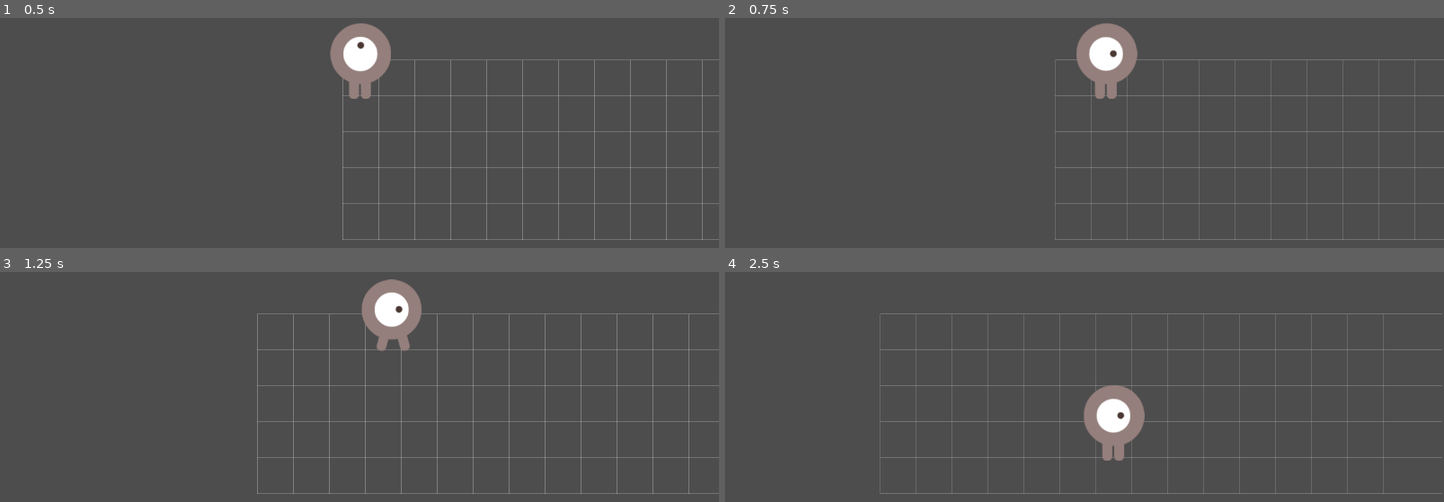
Above: before the commit, frames 1-4 (two rows, left to right).
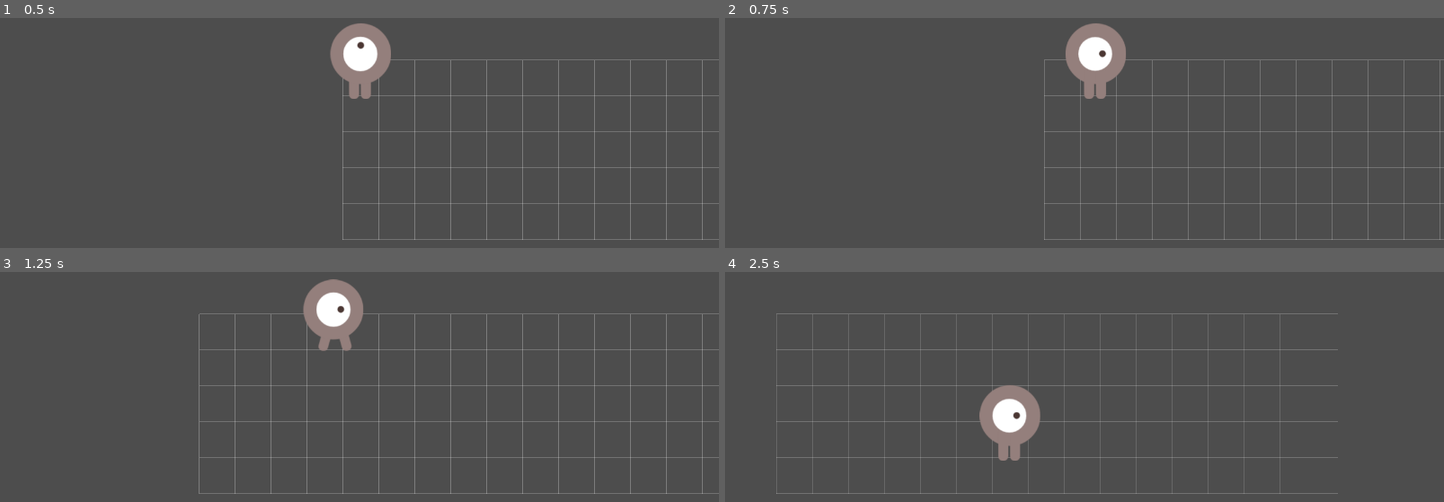
Above: after the commit, the same moments.

Repository: himanushi/godot-test
Game: Godot game, scene res://main.tscn
Same seed, same stepped clock (60 frames per second), same inputs: the game is played once before the commit and once after it.
Inputs:
- Up to frame 1 (0.5 s): no input
- Up to frame 2 (0.75 s): hold Right (ui_right) from 0.53 s (still down)
- Up to frame 3 (1.25 s): keep holding Right (ui_right)
- Up to frame 4 (2.5 s): release Right (ui_right) at 1.28 s; hold Down (ui_down) 1.28-2.03 s; hold Right (ui_right) from 2.03 s (still down)

Frame 1 is identical in both runs. In frame 2, 3.7% of the frame differs, in the area x 44-100%, y 2-97%; in frame 3, 6.5%; in frame 4, 7.2%, in the area x 7-100%, y 17-97%.

Commit message:
fix: main.gd

Diff:
--- a/srpg/main.gd
+++ b/srpg/main.gd
@@ -3,6 +3,27 @@
 @onready var camera = $Camera2D
 @onready var player = $Characters/Player
 
-func _process(_delta):
-	# カメラのX座標だけプレイヤーに追従
-	camera.position.x = player.position.x
+const CAMERA_OFFSET = 200.0  # カメラのオフセット量
+
+var target_offset = 0.0
+var current_offset = 0.0
+
+func _process(delta):
+	if not player:
+		return
+
+	# プレイヤーの移動方向を取得
+	var move_dir = player.move_direction
+
+	# 移動方向に応じてオフセットを設定
+	if move_dir.x > 0:  # 右に移動中
+		target_offset = CAMERA_OFFSET  # カメラを右にずらす(プレイヤーは左側に)
+	elif move_dir.x < 0:  # 左に移動中
+		target_offset = -CAMERA_OFFSET  # カメラを左にずらす(プレイヤーは右側に)
+	# それ以外(停止中・上下移動)は現在のオフセットを維持
+
+	# スムーズにオフセットを変更
+	current_offset = lerp(current_offset, target_offset, 1.5 * delta)
+
+	# カメラのX座標をプレイヤー + オフセット
+	camera.position.x = player.position.x + current_offset
